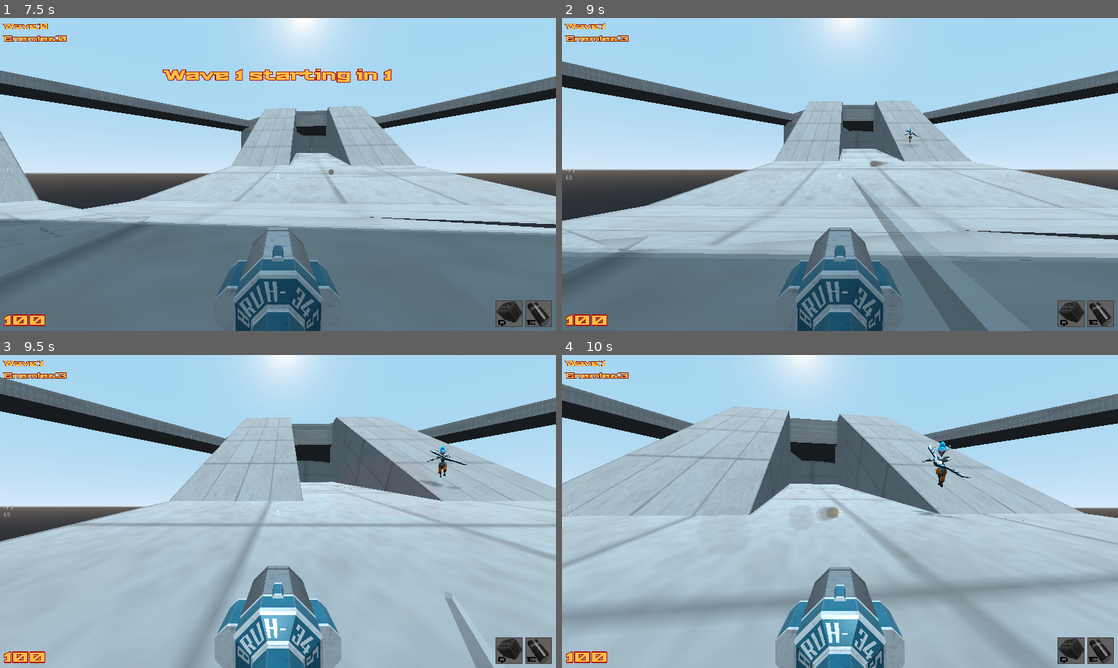
Above: before the commit, frames 1-4 (two rows, left to right).
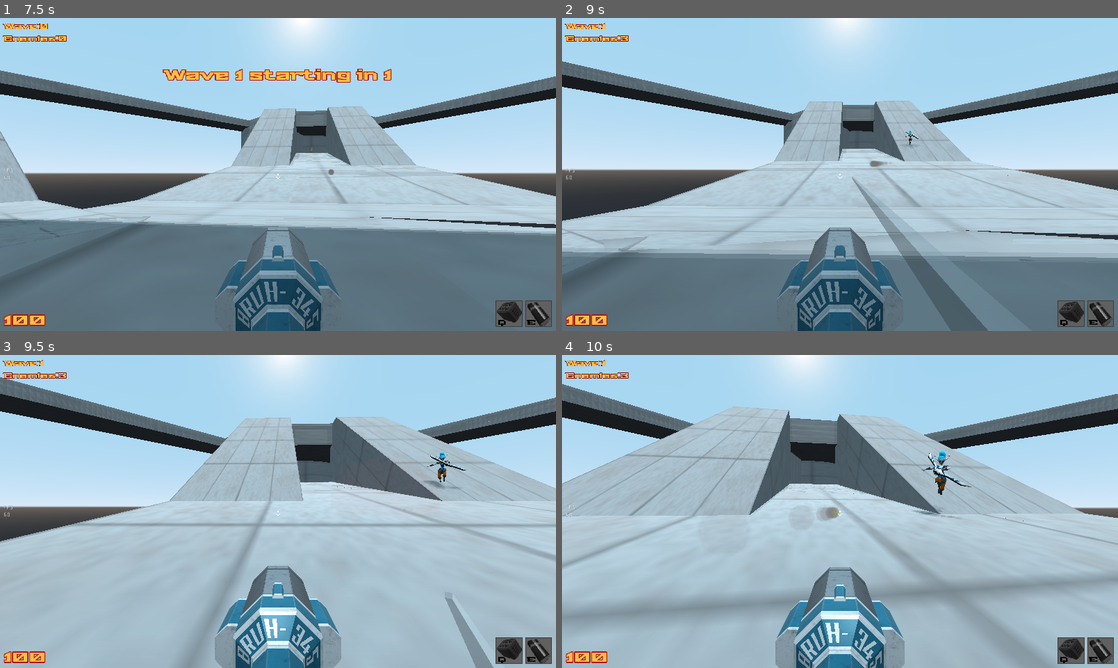
Above: after the commit, the same moments.

Repository: Game-Developers-Kerala/clichemovementshooter
Game: Godot game, scene res://levels/level1.tscn
Same seed, same stepped clock (60 frames per second), same inputs: the game is played once before the commit and once after it. Sound files missing from this copy of the repository are replaced by a short silence.
Inputs (mouse positions are in pixels of both pictures, inside the frame that each line leads up to):
- Up to frame 1 (7.5 s): tap Enter (enter) at 0.5, 1.55, 3.05, 4.55, 6.05 s; move the mouse to (305, 174) at 0.52 s; hold Enter (enter) 0.53-1.28 s; hold W (forward) 0.53-5.78 s; tap Space (jump) at 0.77, 1.52, 3.02, 3.77, 4.52, 6.02, 6.77 s; click (305, 174) at 0.8 s; move the mouse to (250, 174) at 1.27 s; click (250, 174) at 1.35 s; move the mouse to (289, 168) at 2.02 s; hold Enter (enter) 2.03-2.78 s; click (289, 168) at 2.3 s; move the mouse to (272, 180) at 2.77 s; right-click (272, 180) at 2.85 s; move the mouse to (316, 177) at 3.52 s; hold Q (homingmissile) 3.53-4.28 s; click (316, 177) at 3.8 s; move the mouse to (233, 171) at 4.27 s; click (233, 171) at 4.35 s; move the mouse to (283, 174) at 5.02 s; hold Shift (slide) 5.03-5.78 s; click (283, 174) at 5.3 s; move the mouse to (255, 168) at 5.77 s; hold D (right) 5.78-6.53 s; tap E (use) at 5.85 s; move the mouse to (305, 174) at 6.52 s; hold Enter (enter) 6.53-7.28 s; hold W (forward) from 6.53 s (still down); click (305, 174) at 6.8 s; move the mouse to (250, 174) at 7.27 s; click (250, 174) at 7.35 s
- Up to frame 2 (9 s): tap Space (jump) at 7.52 s; tap Enter (enter) at 7.55 s; move the mouse to (851, 168) at 8.02 s; hold Enter (enter) 8.03-8.78 s; click (851, 168) at 8.3 s; move the mouse to (834, 180) at 8.77 s; release W (forward) at 8.78 s; hold A (left) from 8.78 s (still down); right-click (834, 180) at 8.85 s
- Up to frame 3 (9.5 s): keep holding A (left); tap Space (jump) at 9.02 s; tap Enter (enter) at 9.05 s
- Up to frame 4 (10 s): move the mouse to (878, 514) at 9.52 s; release A (left) at 9.53 s; hold W (forward) from 9.53 s (still down); hold Q (homingmissile) from 9.53 s (still down); tap Space (jump) at 9.77 s; click (878, 514) at 9.8 s

Frame 1 is identical in both runs. In frame 2, less than 0.1% of the frame differs, in the area x 61-65%, y 35-41%; in frame 3, 0.2%; in frame 4, 0.4%, in the area x 64-74%, y 27-52%.

Commit message:
game breaking bugs fixed

Diff:
--- a/assets/models/model_enemy_golem.tscn
+++ b/assets/models/model_enemy_golem.tscn
@@ -632,7 +632,7 @@
 shape = SubResource( 19 )
 
 [node name="bone_torso" type="BoneAttachment" parent="Armature/Skeleton"]
-transform = Transform( 1, 0, 0, 0, 0.984841, -0.17346, 0, 0.17346, 0.984841, 4.07454e-10, 2.29512, 0.0793688 )
+transform = Transform( 1, 0, 0, 0, 1, 0, 0, 0, 1, 0, 2.22006, 0 )
 bone_name = "torso"
 
 [node name="torso" type="MeshInstance" parent="Armature/Skeleton/bone_torso"]
@@ -650,7 +650,7 @@
 shape = SubResource( 19 )
 
 [node name="bone_head" type="BoneAttachment" parent="Armature/Skeleton"]
-transform = Transform( 1, 5.68434e-14, 2.38419e-07, 6.51235e-08, 0.961972, -0.273148, -2.29352e-07, 0.273148, 0.961972, 9.31326e-10, 3.64022, 0.227232 )
+transform = Transform( 1, 0, 2.38419e-07, 0, 1, 0, -2.38419e-07, 0, 1, 0, 3.49509, 0 )
 bone_name = "head"
 
 [node name="head" type="MeshInstance" parent="Armature/Skeleton/bone_head"]
@@ -668,7 +668,7 @@
 shape = SubResource( 19 )
 
 [node name="bone_hand_r" type="BoneAttachment" parent="Armature/Skeleton"]
-transform = Transform( -0.990064, -0.137673, -0.0286384, 0.138606, -0.989776, -0.0336502, -0.0237128, -0.0372852, 0.999023, 1.24179, 2.67187, 0.0287117 )
+transform = Transform( -1, -2.23874e-07, 3.74869e-07, 2.23874e-07, -1, 0, 3.74869e-07, 0, 1, 1.07045, 2.59122, 0 )
 bone_name = "hand_r"
 
 [node name="hand_r" type="MeshInstance" parent="Armature/Skeleton/bone_hand_r"]
@@ -687,7 +687,7 @@
 shape = SubResource( 20 )
 
 [node name="bone_hand_l" type="BoneAttachment" parent="Armature/Skeleton"]
-transform = Transform( -0.993839, 0.10897, 0.020227, -0.109047, -0.994033, -0.00271244, 0.0198107, -0.00490142, 0.999792, -1.19493, 2.62884, -0.00256219 )
+transform = Transform( -1, 2.23874e-07, -3.74869e-07, -2.23874e-07, -1, 0, -3.74869e-07, 0, 1, -1.07045, 2.59122, 0 )
 bone_name = "hand_l"
 
 [node name="hand_l" type="MeshInstance" parent="Armature/Skeleton/bone_hand_l"]
--- a/levels/level1.tscn
+++ b/levels/level1.tscn
@@ -148,25 +148,32 @@
 
 [node name="pickup_missile" parent="Zigzap_Jump" instance=ExtResource( 6 )]
 transform = Transform( 1.5, 0, 0, 0, 1.5, 0, 0, 0, 1.5, 0, 0, 0 )
+visible = false
 respawn_interval = 40.0
 
 [node name="small_health" parent="Zigzap_Jump" instance=ExtResource( 10 )]
 transform = Transform( 1, 0, 0, 0, 1, 0, 0, 0, 1, 40, 0, 3.5 )
+visible = false
 
 [node name="small_health2" parent="Zigzap_Jump" instance=ExtResource( 10 )]
 transform = Transform( 1, 0, 0, 0, 1, 0, 0, 0, 1, 24, 0, -3.5 )
+visible = false
 
 [node name="small_health3" parent="Zigzap_Jump" instance=ExtResource( 10 )]
 transform = Transform( 1, 0, 0, 0, 1, 0, 0, 0, 1, 8, 0, 3.5 )
+visible = false
 
 [node name="small_health4" parent="Zigzap_Jump" instance=ExtResource( 10 )]
 transform = Transform( 1, 0, 0, 0, 1, 0, 0, 0, 1, -8, 0, -3.5 )
+visible = false
 
 [node name="small_health5" parent="Zigzap_Jump" instance=ExtResource( 10 )]
 transform = Transform( 1, 0, 0, 0, 1, 0, 0, 0, 1, -24, 0, 3.5 )
+visible = false
 
 [node name="small_health6" parent="Zigzap_Jump" instance=ExtResource( 10 )]
 transform = Transform( 1, 0, 0, 0, 1, 0, 0, 0, 1, -40, 0, -3.5 )
+visible = false
 
 [node name="LevelGeometry" type="CSGCombiner" parent="." groups=["navmesh"]]
 material_override = SubResource( 1 )
@@ -245,6 +252,7 @@
 
 [node name="pickup_missile" parent="LevelGeometry/NorthernChamber" instance=ExtResource( 6 )]
 transform = Transform( 1.6, 0, 0, 0, 1.6, 0, 0, 0, 1.6, -7.5, 0, 15 )
+visible = false
 respawn_interval = 25.0
 
 [node name="SoutherPlatform" type="CSGCombiner" parent="LevelGeometry"]
@@ -560,71 +568,92 @@
 
 [node name="pickup_rail" parent="Pickups" instance=ExtResource( 5 )]
 transform = Transform( -2, 0, -3.01992e-07, 0, 2, 0, 3.01992e-07, 0, -2, 0, 8, 90 )
+visible = false
 respawn_interval = 20.0
 anim_bob = false
 
 [node name="pickup_rail2" parent="Pickups" instance=ExtResource( 5 )]
 transform = Transform( 1.6, 0, 0, 0, 1.6, 0, 0, 0, 1.6, 0, 1.5, 0 )
+visible = false
 respawn_interval = 20.0
 
 [node name="spike" parent="Pickups" instance=ExtResource( 9 )]
 transform = Transform( 1.5, 0, 0, 0, 1.5, 0, 0, 0, 1.5, 0, 19.5, -115.5 )
+visible = false
 respawn_interval = 120.0
 lifespan = 24.0
 
 [node name="small_health2" parent="Pickups" instance=ExtResource( 10 )]
 transform = Transform( 1, 0, 0, 0, 1, 0, 0, 0, 1, -10, 1, 0 )
+visible = false
 
 [node name="small_health6" parent="Pickups" instance=ExtResource( 10 )]
 transform = Transform( 1, 0, 0, 0, 1, 0, 0, 0, 1, -20, 1, 0 )
+visible = false
 
 [node name="small_health7" parent="Pickups" instance=ExtResource( 10 )]
 transform = Transform( 1, 0, 0, 0, 1, 0, 0, 0, 1, -30, 1, 0 )
+visible = false
 
 [node name="small_health3" parent="Pickups" instance=ExtResource( 10 )]
 transform = Transform( 1, 0, 0, 0, 1, 0, 0, 0, 1, 10, 1, 0 )
+visible = false
 
 [node name="small_health4" parent="Pickups" instance=ExtResource( 10 )]
 transform = Transform( 1, 0, 0, 0, 1, 0, 0, 0, 1, 20, 1, 0 )
+visible = false
 
 [node name="small_health5" parent="Pickups" instance=ExtResource( 10 )]
 transform = Transform( 1, 0, 0, 0, 1, 0, 0, 0, 1, 30, 1, 0 )
+visible = false
 
 [node name="small_health8" parent="Pickups" instance=ExtResource( 10 )]
 transform = Transform( 1, 0, 0, 0, 1, 0, 0, 0, 1, 14, 10, -15.5 )
+visible = false
 
 [node name="small_health11" parent="Pickups" instance=ExtResource( 10 )]
 transform = Transform( 1, 0, 0, 0, 1, 0, 0, 0, 1, -13.5, 10, -16 )
+visible = false
 
 [node name="small_health12" parent="Pickups" instance=ExtResource( 10 )]
 transform = Transform( 1, 0, 0, 0, 1, 0, 0, 0, 1, 14, 10, 16 )
+visible = false
 
 [node name="small_health13" parent="Pickups" instance=ExtResource( 10 )]
 transform = Transform( 1, 0, 0, 0, 1, 0, 0, 0, 1, -13.5, 10, 16 )
+visible = false
 
 [node name="small_health9" parent="Pickups" instance=ExtResource( 10 )]
 transform = Transform( 1, 0, 0, 0, 1, 0, 0, 0, 1, 6, 10, -20 )
+visible = false
 
 [node name="small_health10" parent="Pickups" instance=ExtResource( 10 )]
 transform = Transform( 1, 0, 0, 0, 1, 0, 0, 0, 1, -6, 10, -20 )
+visible = false
 
 [node name="small_health14" parent="Pickups" instance=ExtResource( 10 )]
 transform = Transform( 1, 0, 0, 0, 1, 0, 0, 0, 1, 6, 10, 20 )
+visible = false
 
 [node name="small_health15" parent="Pickups" instance=ExtResource( 10 )]
 transform = Transform( 1, 0, 0, 0, 1, 0, 0, 0, 1, -6, 10, 20 )
+visible = false
 
 [node name="medium_health" parent="Pickups" instance=ExtResource( 11 )]
 transform = Transform( 1, 0, 0, 0, 1, 0, 0, 0, 1, -58.5, 19.5, -57 )
+visible = false
 
 [node name="medium_health2" parent="Pickups" instance=ExtResource( 11 )]
 transform = Transform( 1, 0, 0, 0, 1, 0, 0, 0, 1, 58, 19.5, -57 )
+visible = false
 
 [node name="large_health" parent="Pickups" instance=ExtResource( 12 )]
 transform = Transform( 1, 0, 0, 0, 1, 0, 0, 0, 1, -85.5, 35, 0 )
+visible = false
 
 [node name="large_health2" parent="Pickups" instance=ExtResource( 12 )]
 transform = Transform( 1, 0, 0, 0, 1, 0, 0, 0, 1, 85, 35, 0 )
+visible = false
 
 [node name="PlayerSpawnPoints" type="Node" parent="."]
 
--- a/scenes/enemy/arc_shooter/arc_shooter.tscn
+++ b/scenes/enemy/arc_shooter/arc_shooter.tscn
@@ -32,6 +32,7 @@
 [node name="NavigationAgent" type="NavigationAgent" parent="."]
 path_desired_distance = 3.0
 target_desired_distance = 5.0
+agent_height_offset = 0.4
 path_max_distance = 7.0
 neighbor_dist = 2000.0
 max_neighbors = 2
--- a/scenes/enemy/ground_pounder/ground_pounder.tscn
+++ b/scenes/enemy/ground_pounder/ground_pounder.tscn
@@ -4,7 +4,8 @@
 [ext_resource path="res://assets/models/model_enemy_golem.tscn" type="PackedScene" id=4]
 
 [sub_resource type="CapsuleShape" id=1]
-radius = 0.4
+radius = 0.846117
+height = 2.63345
 
 [sub_resource type="CylinderShape" id=4]
 
@@ -23,7 +24,7 @@
 chase_speed = 100.0
 
 [node name="CollisionShape" type="CollisionShape" parent="."]
-transform = Transform( 1, 0, 0, 0, -4.37114e-08, -1, 0, 1, -4.37114e-08, 0, 0.9, 0 )
+transform = Transform( 1, 0, 0, 0, -4.37114e-08, -1, 0, 1, -4.37114e-08, 0, 2.2255, 6.79115e-08 )
 shape = SubResource( 1 )
 
 [node name="BodyRotationHelper" type="Spatial" parent="."]
@@ -38,6 +39,7 @@
 [node name="NavigationAgent" type="NavigationAgent" parent="."]
 path_desired_distance = 3.0
 target_desired_distance = 10.0
+agent_height_offset = 0.4
 path_max_distance = 7.0
 neighbor_dist = 2000.0
 max_neighbors = 1
--- a/scenes/enemy/heavy_gunner/heavy_gunner.tscn
+++ b/scenes/enemy/heavy_gunner/heavy_gunner.tscn
@@ -15,6 +15,7 @@
 path_to_weapon = NodePath("Body/RayCast")
 path_to_nav_agent = NodePath("NavigationAgent")
 path_to_BodyRotationHelper = NodePath("Body")
+path_to_model = NodePath("Body/model_enemy_flying_hat")
 
 [node name="CollisionShape" type="CollisionShape" parent="."]
 transform = Transform( -4.37114e-08, 0, 1, 0, 1, 0, -1, 0, -4.37114e-08, 0, 0.329239, 0 )
@@ -48,3 +49,5 @@
 
 [node name="muzzle_right" type="Position3D" parent="."]
 transform = Transform( 1, 0, 0, 0, 1, 0, 0, 0, 1, 1, 0, -1 )
+
+[connection signal="npc_hurt" from="." to="." method="_on_HeavyGunner_npc_hurt"]
--- a/scenes/player_lockon_missile_pack.tscn
+++ b/scenes/player_lockon_missile_pack.tscn
@@ -23,6 +23,8 @@
 enabled = true
 cast_to = Vector3( 0, 0, -200 )
 collision_mask = 4354
+debug_shape_custom_color = Color( 0, 1, 0.321569, 0.196078 )
+debug_shape_thickness = 4
 
 [node name="Timer" type="Timer" parent="."]
 
--- a/scripts/enemy/EnemyManager_Test.gd
+++ b/scripts/enemy/EnemyManager_Test.gd
@@ -14,15 +14,15 @@
 
 const WAVES = [
 				[0,0,2,0,1,0], # 1
-				[0,0,3,0,3,0], #2
-				[0,0,2,1,2,0], #3
-				[0,1,3,2,2,0], #4
-				[0,2,4,2,1,0], # 5
-				[1,2,4,3,2,0], #6
-				[1,3,3,3,2,0], #7
-				[2,2,4,2,3,0], #8
-				[3,3,3,3,3,0], #9
-				[4,4,4,2,2,0], #10
+				[0,0,2,0,2,1], #2
+				[0,1,2,1,2,1], #3
+				[0,1,3,2,2,2], #4
+				[0,2,4,2,1,2], # 5
+				[1,2,4,3,2,2], #6
+				[1,3,3,3,2,3], #7
+				[2,2,4,2,3,3], #8
+				[3,3,3,3,3,3], #9
+				[4,4,4,2,2,3], #10
 				]
 
 func get_spawn_order(enemy_type:int)->int:
@@ -79,7 +79,8 @@
 		spawn_enemies(WAVES[wave_idx-1])
 	else:
 		spawn_enemies(get_random_roster())
-#	spawn_enemies(get_random_roster())
+##	spawn_enemies(get_random_roster())
+#	spawn_enemies([0,1,0,0,1,1])
 	game.emit_signal("enemy_count_changed",enemy_count)
 
 func get_random_roster():
--- a/scripts/enemy/arc_shooter/arc_shooter.gd
+++ b/scripts/enemy/arc_shooter/arc_shooter.gd
@@ -27,8 +27,6 @@
 
 	_aim_at_player()
 
-	if get_health() < 0:
-		set_state(states.DEATH)
 
 	nav_agent.set_target_location(player.global_translation)
 	model.vertical_look_at(player.global_translation)
@@ -94,10 +92,10 @@
 			model.get_node("AnimationPlayer").play("hit")
 
 		states.DEATH:
-			if $Death.is_stopped():
-				print("anim played" + str(get_state()))
-				$Death.start()
-				model.get_node("AnimationPlayer").play("dead")
+			print("anim played" + str(get_state()))
+			$Death.start()
+			game.emit_signal("enemy_killed")
+			model.get_node("AnimationPlayer").play("dead")
 
 #signals
 func _shoot():
@@ -105,7 +103,7 @@
 		print("shoots")
 		var inst = ARC.instance()
 		get_tree().current_scene.add_child(inst)
-		inst.look_at_from_position(global_translation,player.global_translation,Vector3.UP)
+		inst.look_at_from_position(global_translation+CENTER_OF_MASS,player.global_translation+player.CENTER_OF_MASS,Vector3.UP)
 		$ShootCooldown.start()
 		set_state(states.BOW_AIM)
 
@@ -114,7 +112,7 @@
 
 	var inst = cut_grapple.instance()
 	get_tree().current_scene.add_child(inst)
-	inst.look_at_from_position(global_translation,_predict_player_movement(),Vector3.UP)
+	inst.look_at_from_position(global_translation+CENTER_OF_MASS,_predict_player_movement(),Vector3.UP)
 	$ShootCooldown.start()
 	set_state(states.BOW_AIM)
 
@@ -138,6 +136,11 @@
 
 
 func _on_ArcShooter_npc_hurt() -> void:
+	if get_state() == states.DEATH:
+		return
+	if get_health() <= 0:
+		set_state(states.DEATH)
+		return
 	if get_health() > 0:
 		model.get_node("AnimationPlayer").play("hit")
 	print("NPC hurt")
--- a/scripts/enemy/base_enemy.gd
+++ b/scripts/enemy/base_enemy.gd
@@ -25,7 +25,7 @@
 
 #getter and setter functions
 func set_state(new_state) -> void :
-	print("state:" + str(new_state))
+#	print("state:" + str(new_state))
 	current_state = new_state
 	enter()
 
--- a/scripts/enemy/ground_pounder/ground_pounder.gd
+++ b/scripts/enemy/ground_pounder/ground_pounder.gd
@@ -22,14 +22,12 @@
 
 
 func _ready() -> void:
+	health = 400
 	anim.connect("animation_finished",self,"on_anim_finished")
 	player = get_tree().current_scene.get_node('Player')
 	set_state(states.CHASE)
 
 func _process(delta: float) -> void:
-
-	if get_health() < 0:
-		set_state(states.DEATH)
 
 	nav_agent.set_target_location(player.global_transform.origin)
 	_aim_at_player()
@@ -132,10 +130,9 @@
 			if is_anim_done() == false:
 				anim.play("straight_pound")
 		states.DEATH:
-			if is_anim_done() == false:
-				if !$Death.is_stopped():
-					$Death.start()
-					anim.play("death")
+			game.emit_signal("enemy_killed")
+			$Death.start()
+			anim.play("death")
 
 
 func _on_MeeleAttack_body_entered(body: Node) -> void:
@@ -174,6 +171,10 @@
 
 
 func _on_GroundPounder_npc_hurt() -> void:
-
-		if is_anim_done() == false:
-			anim.play("hit")
+	if get_state() == states.DEATH:
+		return
+	if get_health() <= 0:
+		set_state(states.DEATH)
+		return
+	if is_anim_done() == false:
+		anim.play("hit")
--- a/scripts/enemy/heavy_gunner/heavy_gunner.gd
+++ b/scripts/enemy/heavy_gunner/heavy_gunner.gd
@@ -85,10 +85,26 @@
 		states.DEATH:
 			pass
 
-
+func enter() -> void:
+	match get_state():
+		states.DEATH:
+			game.emit_signal("enemy_killed")
+			model.get_node("AnimationPlayer").play("death")
+			yield(get_tree().create_timer(2),"timeout")
+			queue_free()
 
 func _start_barrage() -> void:
 	$GunCoolTimer.start()
 	$GunBarrageTimer.start()
 	$GunshotIntervalTimer.start()
 	pass
+
+
+func _on_HeavyGunner_npc_hurt():
+	if get_state() == states.DEATH:
+		return
+	if get_health() <= 0:
+		set_state(states.DEATH)
+		return
+	if get_health() > 0:
+		model.get_node("AnimationPlayer").play("hit_front")
--- a/scripts/player_lockon_missile_pack.gd
+++ b/scripts/player_lockon_missile_pack.gd
@@ -49,7 +49,7 @@
 	$RayCast.force_raycast_update()
 	if $RayCast.is_colliding():
 		if $RayCast.get_collider() == popped:
-#			print("ray colliding:",popped.name)
+			print("ray colliding:",popped.name)
 			# adding the enemy to locked enemies and the number of times fired at as an array
 			$fx.play()
 			var indic = LOCK_INDICATOR.instance()
@@ -60,7 +60,7 @@
 
 func _on_player_lockon_missile_pack_body_entered(body):
 	detect_queue.push_back(body)
-#	print("detected:",body.name)
+	print("detected:",body.name)
 
 func _on_Timer_timeout():
 	var minfiredat = 12
